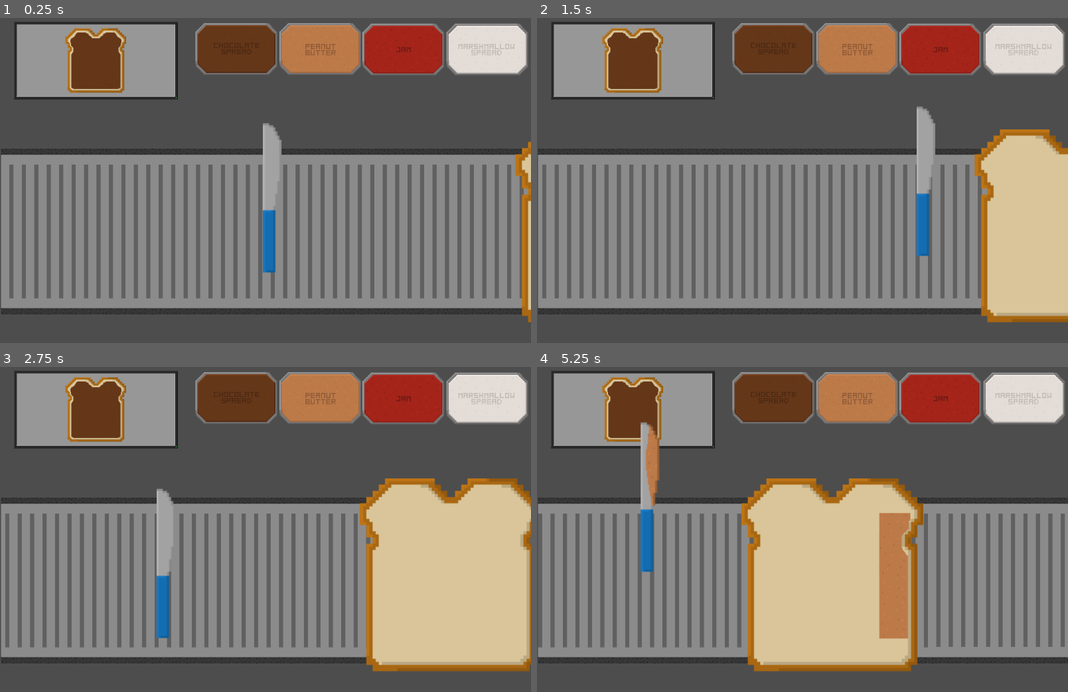
Above: before the commit, frames 1-4 (two rows, left to right).
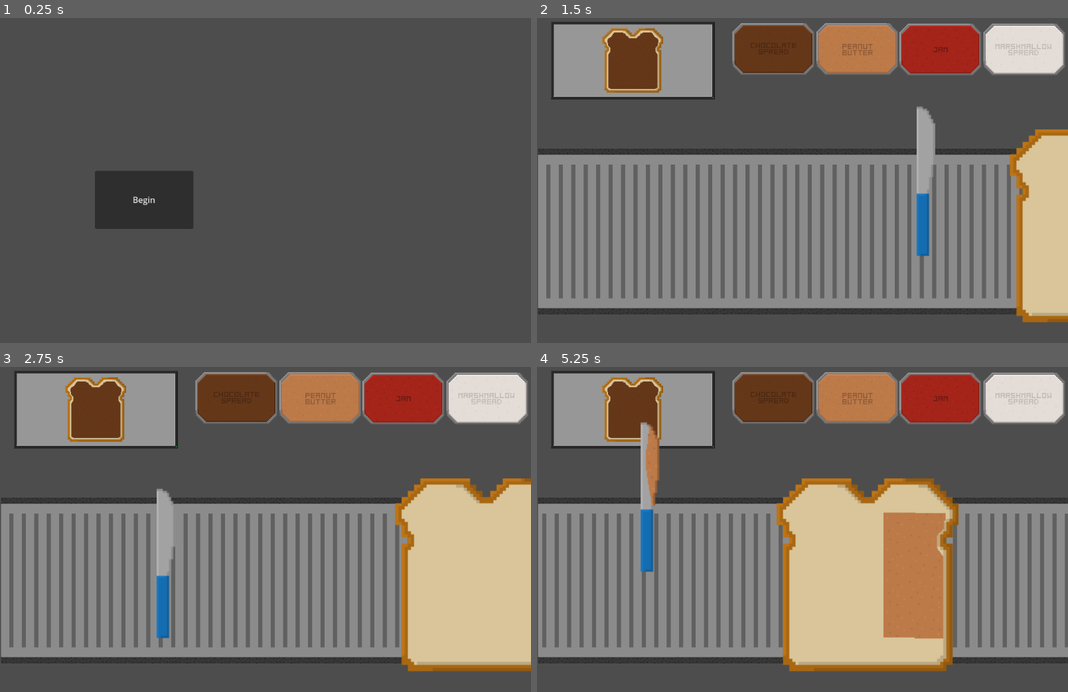
Above: after the commit, the same moments.

Repository: Ipsl0re/Buttery
Game: Godot game, scene res://Scenes/Menu.tscn
Same seed, same stepped clock (60 frames per second), same inputs: the game is played once before the commit and once after it. Before the commit the project starts from res://Scenes/Main.tscn.
Inputs (mouse positions are in pixels of both pictures, inside the frame that each line leads up to):
- Up to frame 1 (0.25 s): no input
- Up to frame 2 (1.5 s): click (680, 200) at 0.5 s, where only the run after the commit has a clickable "Begin"; move the mouse to (919, 167) at 1.27 s
- Up to frame 3 (2.75 s): move the mouse to (159, 549) at 2.02 s
- Up to frame 4 (5.25 s): move the mouse to (855, 461) at 2.77 s; move the mouse to (775, 597) at 3.52 s; move the mouse to (961, 581) at 4.27 s; move the mouse to (643, 484) at 5.02 s

The runs differ from the first frame. In frame 1, 54% of the frame differs, in the area x 0-100%, y 1-94%; in frame 2, 27%; in frame 3, 24%; in frame 4, 27%.

Commit message:
Add files via upload

Diff:
--- a/Scenes/Main.tscn
+++ b/Scenes/Main.tscn
@@ -4,10 +4,10 @@
 [ext_resource type="PackedScene" uid="uid://dl3n1enbt7qp5" path="res://Scenes/Pot.tscn" id="2_ewhp2"]
 [ext_resource type="Script" path="res://Scripts/Breadmanager.gd" id="3_yapqb"]
 [ext_resource type="PackedScene" uid="uid://bxdspsotyetff" path="res://Scenes/Bread.tscn" id="4_s26hv"]
-[ext_resource type="Script" path="res://Puzzles.gd" id="5_7n7xf"]
+[ext_resource type="Script" path="res://Scripts/Puzzles.gd" id="5_u4ffx"]
 [ext_resource type="Texture2D" uid="uid://iiu8ew7pvd7a" path="res://Conveyor Belt.png" id="5_yp8fh"]
-[ext_resource type="Script" path="res://Scenes/Belt.gd" id="6_eil1r"]
 [ext_resource type="PackedScene" uid="uid://cnx7s7sxggt78" path="res://Scenes/Screen.tscn" id="7_kr5kp"]
+[ext_resource type="Script" path="res://Scripts/Belt.gd" id="7_offuq"]
 
 [sub_resource type="AtlasTexture" id="AtlasTexture_87rnw"]
 atlas = ExtResource("5_yp8fh")
@@ -57,14 +57,14 @@
 position = Vector2(-86, 29)
 
 [node name="Breadbox" type="Node" parent="Breadmanager"]
-script = ExtResource("5_7n7xf")
+script = ExtResource("5_u4ffx")
 
 [node name="Belt" type="AnimatedSprite2D" parent="."]
 z_index = -10
 position = Vector2(514, 412)
 sprite_frames = SubResource("SpriteFrames_eox2d")
 frame_progress = 0.114549
-script = ExtResource("6_eil1r")
+script = ExtResource("7_offuq")
 
 [node name="Area2D" type="Area2D" parent="."]
 position = Vector2(101, 399)
--- a/Scenes/Menu.tscn
+++ b/Scenes/Menu.tscn
@@ -1,24 +1,15 @@
-[gd_scene format=3 uid="uid://pvveqjuyfnnu"]
+[gd_scene load_steps=2 format=3 uid="uid://pvveqjuyfnnu"]
+
+[ext_resource type="Script" path="res://Scripts/Menu.gd" id="1_3b0oa"]
 
 [node name="Menu" type="Node2D"]
+script = ExtResource("1_3b0oa")
 
 [node name="Button" type="Button" parent="."]
 offset_left = 183.0
 offset_top = 295.0
 offset_right = 373.0
 offset_bottom = 407.0
-text = "Timed Mode"
+text = "Begin"
 
-[node name="Button2" type="Button" parent="."]
-offset_left = 398.0
-offset_top = 461.0
-offset_right = 588.0
-offset_bottom = 573.0
-text = "Tutorial"
-
-[node name="Button3" type="Button" parent="."]
-offset_left = 610.0
-offset_top = 296.0
-offset_right = 800.0
-offset_bottom = 408.0
-text = "Puzzle Mode"
+[connection signal="pressed" from="Button" to="." method="_on_button_pressed"]
--- a/Scenes/Screen.tscn
+++ b/Scenes/Screen.tscn
@@ -1,13 +1,25 @@
-[gd_scene load_steps=4 format=3 uid="uid://cnx7s7sxggt78"]
+[gd_scene load_steps=7 format=3 uid="uid://cnx7s7sxggt78"]
 
 [ext_resource type="Script" path="res://Scripts/Screen.gd" id="1_s64mg"]
 [ext_resource type="Texture2D" uid="uid://bx1k1mckupthu" path="res://Monitor.png" id="2_58hds"]
+[ext_resource type="AudioStream" uid="uid://dwjryagvslwcv" path="res://Audio/ChillSpreadOST.wav" id="2_bbtfr"]
+[ext_resource type="AudioStream" uid="uid://rigc8m2j105v" path="res://Audio/midSpreadOST.wav" id="3_2kakw"]
 [ext_resource type="PackedScene" uid="uid://dkdr7o7jig4gi" path="res://Scenes/Telebread.tscn" id="3_br4dy"]
+[ext_resource type="AudioStream" uid="uid://dpc6qmv4jo6d8" path="res://Audio/TenseSpreadOST.wav" id="4_iw3kq"]
 
 [node name="Screen" type="Node2D"]
 script = ExtResource("1_s64mg")
 
-[node name="AudioStreamPlayer" type="AudioStreamPlayer" parent="."]
+[node name="Control" type="Node" parent="."]
+
+[node name="Chillmusic" type="AudioStreamPlayer" parent="Control"]
+stream = ExtResource("2_bbtfr")
+
+[node name="Midmusic" type="AudioStreamPlayer" parent="Control"]
+stream = ExtResource("3_2kakw")
+
+[node name="Stressmusic" type="AudioStreamPlayer" parent="Control"]
+stream = ExtResource("4_iw3kq")
 
 [node name="Sprite2D" type="Sprite2D" parent="."]
 
--- a/Scenes/Telebread.tscn
+++ b/Scenes/Telebread.tscn
@@ -1,7 +1,7 @@
 [gd_scene load_steps=4 format=3 uid="uid://dkdr7o7jig4gi"]
 
 [ext_resource type="Texture2D" uid="uid://b8yfwdr1frsmf" path="res://Bread/Das Brot.png" id="1_i60du"]
-[ext_resource type="Script" path="res://Scenes/Telebread.gd" id="2_61hry"]
+[ext_resource type="Script" path="res://Scripts/Telebread.gd" id="2_61hry"]
 [ext_resource type="SpriteFrames" uid="uid://c83pbd4o8sfyd" path="res://Bread/Spread_frames.tres" id="3_1wd6x"]
 
 [node name="Bread" type="Sprite2D"]
--- /dev/null
+++ b/Scenes/Win.tscn
@@ -0,0 +1,176 @@
+[gd_scene load_steps=4 format=3 uid="uid://cebd5onb3l0vk"]
+
+[ext_resource type="PackedScene" uid="uid://bnfx7y5l3tlgm" path="res://Scenes/Bite.tscn" id="1_v046s"]
+[ext_resource type="PackedScene" uid="uid://dl3n1enbt7qp5" path="res://Scenes/Pot.tscn" id="2_xbo4d"]
+[ext_resource type="PackedScene" uid="uid://cdxj51miuxmj1" path="res://Scenes/Knoife.tscn" id="3_skr5x"]
+
+[node name="Main" type="Node2D"]
+
+[node name="YOU" type="Node2D" parent="."]
+
+[node name="1-1" parent="YOU" instance=ExtResource("1_v046s")]
+position = Vector2(105, 226)
+frame = 3
+
+[node name="1-2" parent="YOU" instance=ExtResource("1_v046s")]
+position = Vector2(105, 286)
+frame = 4
+
+[node name="1-3" parent="YOU" instance=ExtResource("1_v046s")]
+position = Vector2(105, 347)
+frame = 4
+
+[node name="1-4" parent="YOU" instance=ExtResource("1_v046s")]
+position = Vector2(49, 226)
+frame = 2
+flip_h = true
+flip_v = true
+
+[node name="1-5" parent="YOU" instance=ExtResource("1_v046s")]
+position = Vector2(162, 226)
+frame = 2
+flip_v = true
+
+[node name="1-6" parent="YOU" instance=ExtResource("1_v046s")]
+position = Vector2(45, 165)
+rotation = -1.5708
+frame = 8
+
+[node name="1-7" parent="YOU" instance=ExtResource("1_v046s")]
+position = Vector2(166, 166)
+rotation = -1.5708
+frame = 8
+flip_v = true
+
+[node name="1-8" parent="YOU" instance=ExtResource("1_v046s")]
+position = Vector2(289, 200)
+frame = 4
+
+[node name="1-9" parent="YOU" instance=ExtResource("1_v046s")]
+position = Vector2(350, 200)
+frame = 4
+
+[node name="1-10" parent="YOU" instance=ExtResource("1_v046s")]
+position = Vector2(409, 200)
+frame = 4
+
+[node name="1-11" parent="YOU" instance=ExtResource("1_v046s")]
+position = Vector2(289, 321)
+frame = 4
+
+[node name="1-12" parent="YOU" instance=ExtResource("1_v046s")]
+position = Vector2(350, 321)
+frame = 4
+
+[node name="1-13" parent="YOU" instance=ExtResource("1_v046s")]
+position = Vector2(409, 321)
+frame = 4
+
+[node name="1-14" parent="YOU" instance=ExtResource("1_v046s")]
+position = Vector2(289, 261)
+frame = 4
+
+[node name="1-15" parent="YOU" instance=ExtResource("1_v046s")]
+position = Vector2(409, 261)
+frame = 4
+
+[node name="1-16" parent="YOU" instance=ExtResource("1_v046s")]
+position = Vector2(509, 200)
+frame = 4
+
+[node name="1-17" parent="YOU" instance=ExtResource("1_v046s")]
+position = Vector2(629, 200)
+frame = 4
+
+[node name="1-18" parent="YOU" instance=ExtResource("1_v046s")]
+position = Vector2(509, 321)
+frame = 4
+
+[node name="1-19" parent="YOU" instance=ExtResource("1_v046s")]
+position = Vector2(570, 321)
+frame = 4
+
+[node name="1-20" parent="YOU" instance=ExtResource("1_v046s")]
+position = Vector2(629, 321)
+frame = 4
+
+[node name="1-21" parent="YOU" instance=ExtResource("1_v046s")]
+position = Vector2(509, 261)
+frame = 4
+
+[node name="1-22" parent="YOU" instance=ExtResource("1_v046s")]
+position = Vector2(629, 261)
+frame = 4
+
+[node name="WIN" type="Node2D" parent="."]
+
+[node name="AnimatedSprite2D23" parent="WIN" instance=ExtResource("1_v046s")]
+position = Vector2(284, 448)
+frame = 4
+
+[node name="AnimatedSprite2D24" parent="WIN" instance=ExtResource("1_v046s")]
+position = Vector2(284, 509)
+frame = 4
+
+[node name="AnimatedSprite2D25" parent="WIN" instance=ExtResource("1_v046s")]
+position = Vector2(405, 449)
+frame = 4
+
+[node name="AnimatedSprite2D26" parent="WIN" instance=ExtResource("1_v046s")]
+position = Vector2(405, 510)
+frame = 4
+
+[node name="AnimatedSprite2D29" parent="WIN" instance=ExtResource("1_v046s")]
+position = Vector2(525, 452)
+frame = 4
+
+[node name="AnimatedSprite2D30" parent="WIN" instance=ExtResource("1_v046s")]
+position = Vector2(525, 513)
+frame = 4
+
+[node name="AnimatedSprite2D27" parent="WIN" instance=ExtResource("1_v046s")]
+position = Vector2(345, 572)
+frame = 4
+
+[node name="AnimatedSprite2D28" parent="WIN" instance=ExtResource("1_v046s")]
+position = Vector2(466, 573)
+frame = 4
+
+[node name="AnimatedSprite2D31" parent="WIN" instance=ExtResource("1_v046s")]
+position = Vector2(670, 516)
+frame = 4
+
+[node name="AnimatedSprite2D33" parent="WIN" instance=ExtResource("1_v046s")]
+position = Vector2(671, 432)
+frame = 4
+
+[node name="AnimatedSprite2D32" parent="WIN" instance=ExtResource("1_v046s")]
+position = Vector2(670, 577)
+frame = 4
+
+[node name="AnimatedSprite2D34" parent="WIN" instance=ExtResource("1_v046s")]
+position = Vector2(796, 515)
+frame = 4
+
+[node name="AnimatedSprite2D35" parent="WIN" instance=ExtResource("1_v046s")]
+position = Vector2(796, 576)
+frame = 4
+
+[node name="AnimatedSprite2D36" parent="WIN" instance=ExtResource("1_v046s")]
+position = Vector2(917, 516)
+frame = 4
+
+[node name="AnimatedSprite2D37" parent="WIN" instance=ExtResource("1_v046s")]
+position = Vector2(917, 577)
+frame = 4
+
+[node name="AnimatedSprite2D38" parent="WIN" instance=ExtResource("1_v046s")]
+position = Vector2(856, 515)
+frame = 4
+
+[node name="Knife" parent="." instance=ExtResource("3_skr5x")]
+position = Vector2(28, 426)
+
+[node name="pots" parent="." instance=ExtResource("2_xbo4d")]
+
+[connection signal="newspread" from="pots" to="Knife" method="_on_pots_newspread"]
--- /dev/null
+++ b/Scripts/Belt.gd
@@ -0,0 +1,6 @@
+extends AnimatedSprite2D
+
+
+# Called when the node enters the scene tree for the first time.
+func _ready():
+	self.play()
--- a/Scripts/Breadmanager.gd
+++ b/Scripts/Breadmanager.gd
@@ -2,8 +2,10 @@
 
 var loaf = preload("res://Scenes/Bread.tscn")
 signal nextpattern(grid)
+signal end(won)
 
 var lives = 3
+var puznum = 1
 var correct = false
 
 var grid = []
@@ -22,11 +24,20 @@
 	print(correct)
 	if correct == false:
 		lives -= 1
+		if lives <= 0:
+			emit_signal("end", false)
+			pass
 	var instance = loaf.instantiate()
-	add_child(instance)
-	grid = $Breadbox._getpattern()
-	emit_signal("nextpattern", grid)
-	correct = false
+	puznum += 1
+	if puznum == 9:
+		var win = preload("res://Scenes/Win.tscn").instantiate()
+		get_tree().get_root().add_child(win)
+		get_tree().get_root().queue_free()
+	else:
+		add_child(instance)
+		grid = $Breadbox._getpattern()
+		emit_signal("nextpattern", grid)
+		correct = false
 
 func _on_bread_compare(ogrid):
 	var passes = true
--- /dev/null
+++ b/Scripts/Menu.gd
@@ -0,0 +1,17 @@
+extends Node2D
+
+
+# Called when the node enters the scene tree for the first time.
+func _ready():
+	pass # Replace with function body.
+
+
+# Called every frame. 'delta' is the elapsed time since the previous frame.
+func _process(delta):
+	pass
+
+
+func _on_button_pressed():
+	var main = preload("res://Scenes/Main.tscn").instantiate()
+	get_tree().get_root().add_child(main)
+	self.queue_free()
--- /dev/null
+++ b/Scripts/Puzzles.gd
@@ -0,0 +1,98 @@
+extends Node
+
+var puznum = -1
+var puzzez = []
+
+var puz1 = []
+var grid_width = 5
+var grid_height = 6
+
+var puz2 = []
+var puz3 = []
+var puz4 = []
+var puz5 = []
+var puz6 = []
+var puz7 = []
+var puz8 = []
+
+func _ready():
+	for i in grid_height: #puzzle1
+		puz1.append([])
+		for j in grid_width:
+			puz1[i].append(1) # Set a starter value for each position
+	for i in grid_height:  #puzzle2
+		puz2.append([])
+		for j in grid_width:
+			puz2[i].append(4)
+	for i in range(3):   #puzzle3
+		puz3.append([])
+		for j in grid_width:
+			puz3[i].append(2)
+	for i in range(3):
+		puz3.append([])
+		for j in grid_width:
+			puz3[i+3].append(3)
+	for i in grid_height:   #puzzle4
+		puz4.append([])
+		for j in range(2):
+			puz4[i].append(2)
+		for j in range(3):
+			puz4[i].append(4)
+	for i in grid_height:  #puzzle5
+		puz5.append([])
+		for j in range(2):
+			puz5[i].append(3)
+		puz5[i].append(1)
+		for j in range(2):
+			puz5[i].append(3)
+	for i in range(2):  #puzzle6
+		puz6.append([])
+		for j in grid_width:
+			puz6[i].append(1)
+	for i in range(2):
+		puz6.append([])
+		for j in grid_width:
+			puz6[i+2].append(2)
+	for i in range(2):
+		puz6.append([])
+		for j in grid_width:
+			puz6[i+4].append(4)
+	for i in range(3):    #puzzle7
+		puz7.append([])
+		for j in grid_width:
+			puz7[i].append(2)
+	puz7.append([])
+	for j in range(2):
+		puz7[3].append(2)
+	puz7[3].append(3)
+	for j in range(2):
+		puz7[3].append(2)
+	for i in range(2):
+		puz7.append([])
+		for j in grid_width:
+			puz7[i+4].append(2)
+	for i in range(4):   #puzzle8
+		puz8.append([])
+		for j in grid_width:
+			puz8[i].append(i+1)
+	for i in range(2):
+		puz8.append([])
+		for j in grid_width:
+			puz8[i+4].append(i+1)
+
+	puzzez.append(puz1)
+	puzzez.append(puz2)
+	puzzez.append(puz3)
+	puzzez.append(puz4)
+	puzzez.append(puz5)
+	puzzez.append(puz6)
+	puzzez.append(puz7)
+	puzzez.append(puz8)
+
+# Called every frame. 'delta' is the elapsed time since the previous frame.
+func _process(delta):
+	pass
+
+func _getpattern():
+	puznum += 1
+	return puzzez[puznum]
--- a/Scripts/Screen.gd
+++ b/Scripts/Screen.gd
@@ -3,5 +3,6 @@
 signal nextpattern(grid)
 
 
+
 func _on_breadmanager_nextpattern(grid):
 	emit_signal("nextpattern", grid)
--- /dev/null
+++ b/Scripts/Telebread.gd
@@ -0,0 +1,34 @@
+extends Sprite2D
+
+var grid_height = 6
+var grid_width = 5
+var bite
+var bitenum
+
+
+func _setspread(grid):
+	var incr = 0
+	for i in grid_height:
+		for j in grid_width:
+			bite = $Node2D.get_child(incr)
+			bitenum = bite.get_frame()
+			match (grid[i][j]):
+				1:
+					bite.set_animation("Choc")
+					pass
+				2:
+					bite.set_animation("Nut")
+					pass
+				3:
+					bite.set_animation("Jam")
+					pass
+				4:
+					bite.set_animation("Malo")
+					pass
+			bite.set_frame(bitenum)
+			incr += 1
+
+
+
+func _on_screen_nextpattern(grid):
+	_setspread(grid)
--- a/project.godot
+++ b/project.godot
@@ -11,7 +11,7 @@
 [application]
 
 config/name="Abyssal Jam"
-run/main_scene="res://Scenes/Main.tscn"
+run/main_scene="res://Scenes/Menu.tscn"
 config/features=PackedStringArray("4.0", "Forward Plus")
 config/icon="res://icon.svg"
 
